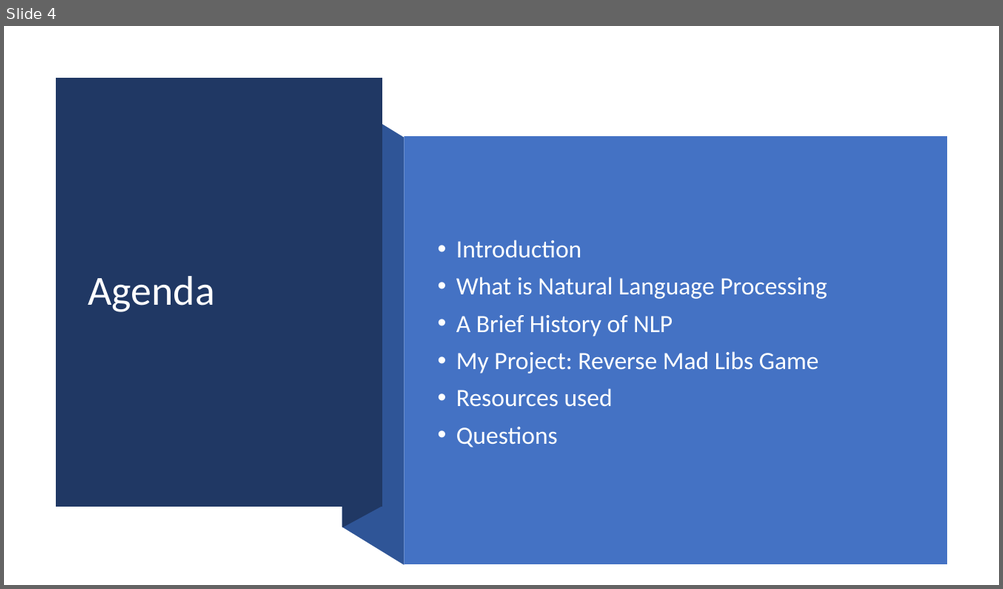
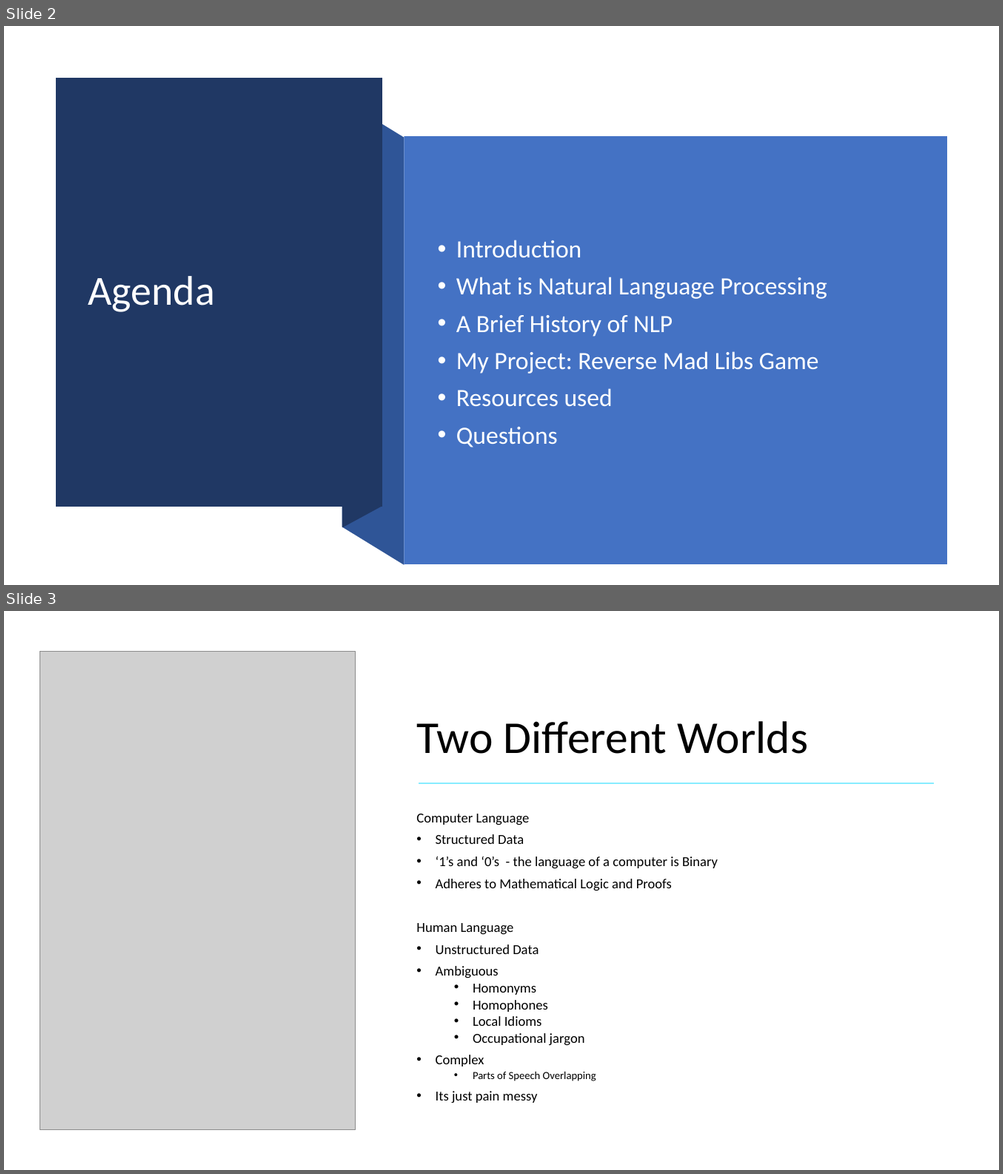
Before and after one commit to scottbing/SB_5410_Midterm_Project, a slide deck: Reverse Mad Libs.pptx. Shown one above the other, each under a label of ours: slide 4 before the commit, slides 2 and 3 after it. The pictures are 1003x589 and 1003x1174 pixels, drawn with LibreOffice and Linux fonts; fonts in the diff are those of the drawing; grey boxes stand for pictures. Boxes give left, top, right and bottom in pixels: in the first picture for what was removed or moved away, otherwise in the second. Text is boxed around its words. In the diff, an @@ line names an element or a change of style, - is before the commit and + after.

```diff
--- a/Reverse Mad Libs.pptx
+++ b/Reverse Mad Libs.pptx
@@ slide 3 added at [4,611,999,1170], background #FFFFFF @@
@@ picture added at [40,652,355,1130] @@
@@ title added at [416,721,808,754], 44 pt, text #000000 @@
+Two Different Worlds
@@ line added from (419, 783) to (933, 783), #87ECFF 1.5 pt @@
@@ text added at [416,814,717,1104], 13.3 pt, text #000000 @@
+Computer Language
+• Structured Data
+• ‘1’s and ‘0’s - the language of a computer is Binary
+• Adheres to Mathematical Logic and Proofs
+Human Language
+• Unstructured Data
+• Ambiguous
+  • Homonyms
+  • Homophones
+  • Local Idioms
+  • Occupational jargon
+• Complex
+  • Parts of Speech Overlapping
+• Its just pain messy
@@ what was slide 4 is now slide 2 @@
```
Also in this commit, not shown: 6 slides changed, 2 other slides added, 4 slides removed, 3 other files.
